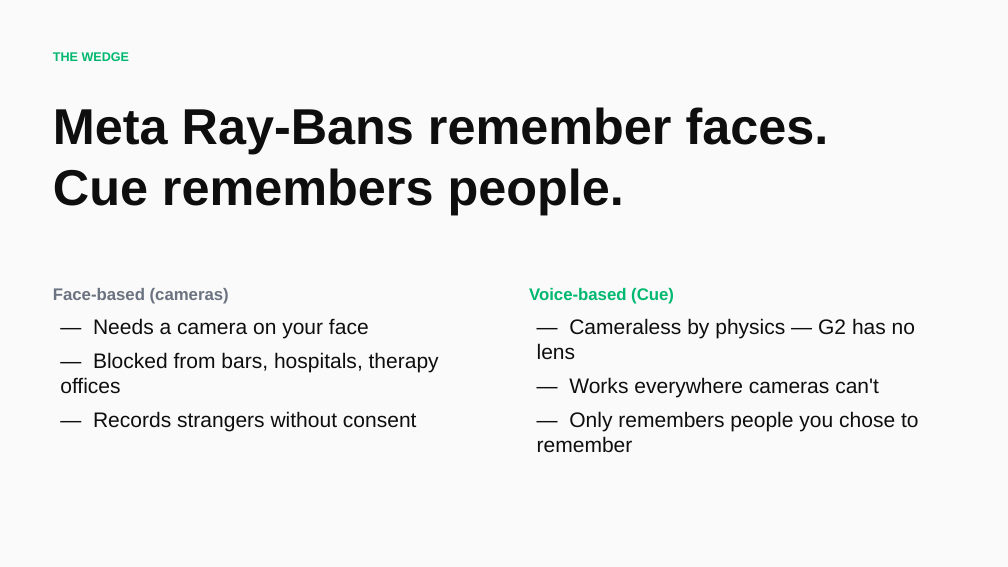
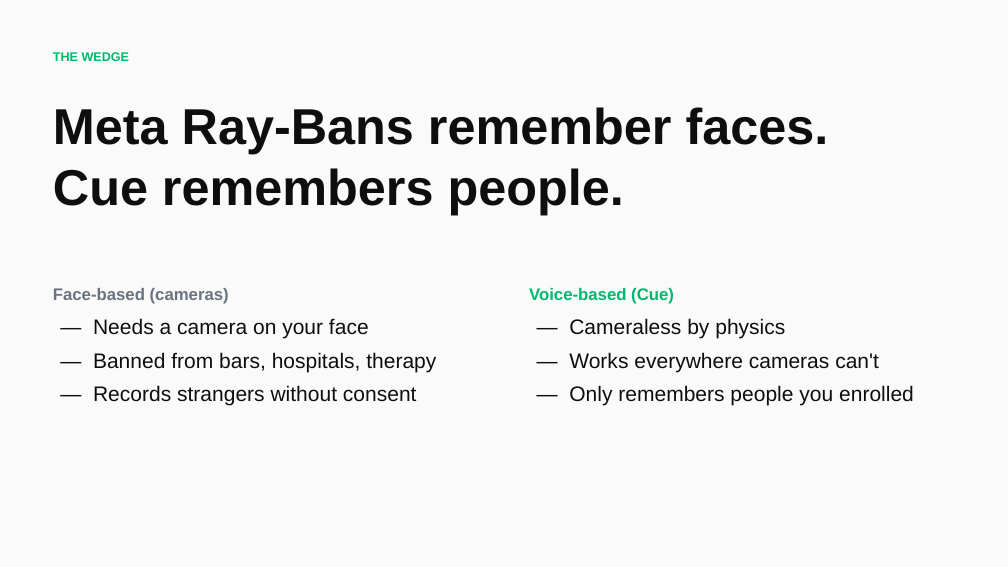
Before and after one commit to abhishekj720/Cue-evenRealitiesG2, a slide deck: slide 3 of docs/Cue-Pitch.pptx. Drawn at 1008x567 pixels with LibreOffice and Linux fonts; fonts in the diff are those of the drawing. Boxes give left, top, right and bottom in pixels: in the first picture for what was removed or moved away, otherwise in the second. Text is boxed around its words. In the diff, an @@ line names an element or a change of style, - is before the commit and + after.

```diff
--- a/docs/Cue-Pitch.pptx
+++ b/docs/Cue-Pitch.pptx
@@ text at bbox=[569, 318, 785, 339]: text changed @@
-— Cameraless by physics — G2 has no lens
+— Cameraless by physics
@@ text at bbox=[93, 352, 436, 372]: text changed @@
-— Blocked from bars, hospitals, therapy offices
+— Banned from bars, hospitals, therapy
@@ text at bbox=[569, 385, 914, 406]: text changed @@
-— Only remembers people you chose to remember
+— Only remembers people you enrolled
```
Also in this commit, not shown: 1 other slide changed, 1 slide added, 1 other file.
